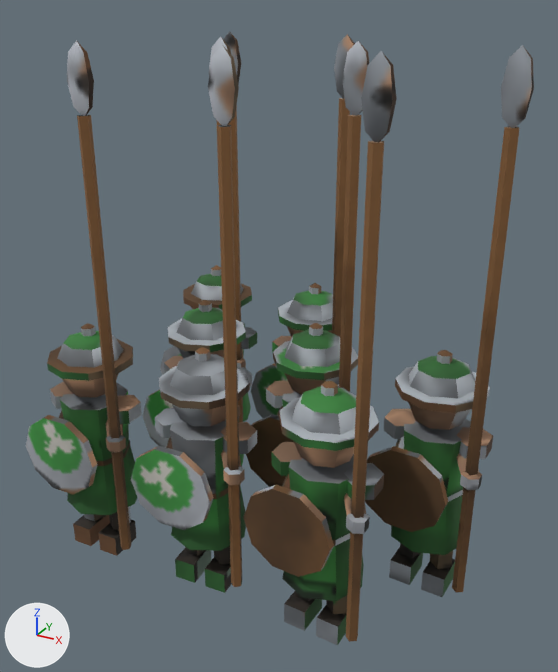
Renders of the glTF model game/assets/models/squad_dl2_green.glb from each side of a commit.
Before and after are seen from a 50 mm lens placed at (0.549, -0.964, 0.841), pointed at (0.029, -0.017, 0.367). The lights are fixed; the arrows at lower left show +X, +Y and +Z. The picture after the commit comes second. Vertices at exactly the same position are counted once.

Objects in the first picture: 'squad_dl2_green'.
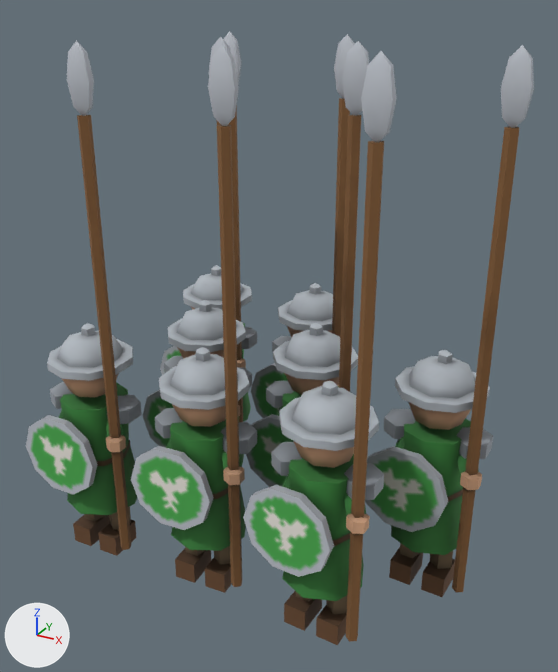
Location of each change, [x1, y1, x2, y2] in pixels of the pictures (558 x 672 px; the box of a moved part takes in the faces that stretch with it):
part 1 of me_tube, moved or reshaped: before [81, 265, 453, 396]; after [81, 265, 453, 397]
part 2 of me_tube, surface changed: [26, 31, 534, 645] in both

The change in detail:
me_tube is used by ob_squad_dl2_green; location (0.0, 0.0, 0.0).
me_tube had 2848 vertices, 4480 faces and spanned x -0.307..0.363, y -0.236..0.229, z 0.0..0.792.
me_tube now has 2832 vertices, 4512 faces and spans x -0.307..0.363, y -0.236..0.229, z 0.0..0.792.
Part 1, on me_tube:
16 vertices are removed from x -0.22..0.28, y -0.173..0.153, z 0.373..0.385.
64 faces are deleted.
14 vertices in x -0.229..0.271, y -0.157..0.169, z 0.373..0.385 move by (-0.001, -0.002, 0.0).
12 vertices in x -0.211..0.289, y -0.156..0.167, z 0.373..0.385 move by (0.001, -0.002, 0.0).
10 vertices in x -0.229..0.071, y -0.168..0.156, z 0.373..0.385 move by (0.003, -0.003, 0.0).
6 vertices in x -0.13..0.19, y -0.154..0.168, z 0.373..0.385 move by (0.0, -0.002, 0.0).
6 vertices in x 0.009..0.189, y -0.164..0.158, z 0.373..0.385 move by (-0.003, -0.004, 0.0).
4 vertices in x -0.211..-0.011, y -0.167..-0.156, z 0.373..0.385 move by (-0.002, -0.003, 0.0).
12 vertices move from x -0.191..0.289, y -0.164..0.159, z 0.373..0.385 to x -0.194..0.286, y -0.167..0.155, z 0.373..0.385.
96 new faces join them.
me_tube part 2: 4380 kept faces spanning x -0.307..0.363, y -0.236..0.229, z 0.0..0.792 get new texture (UV) coordinates.
